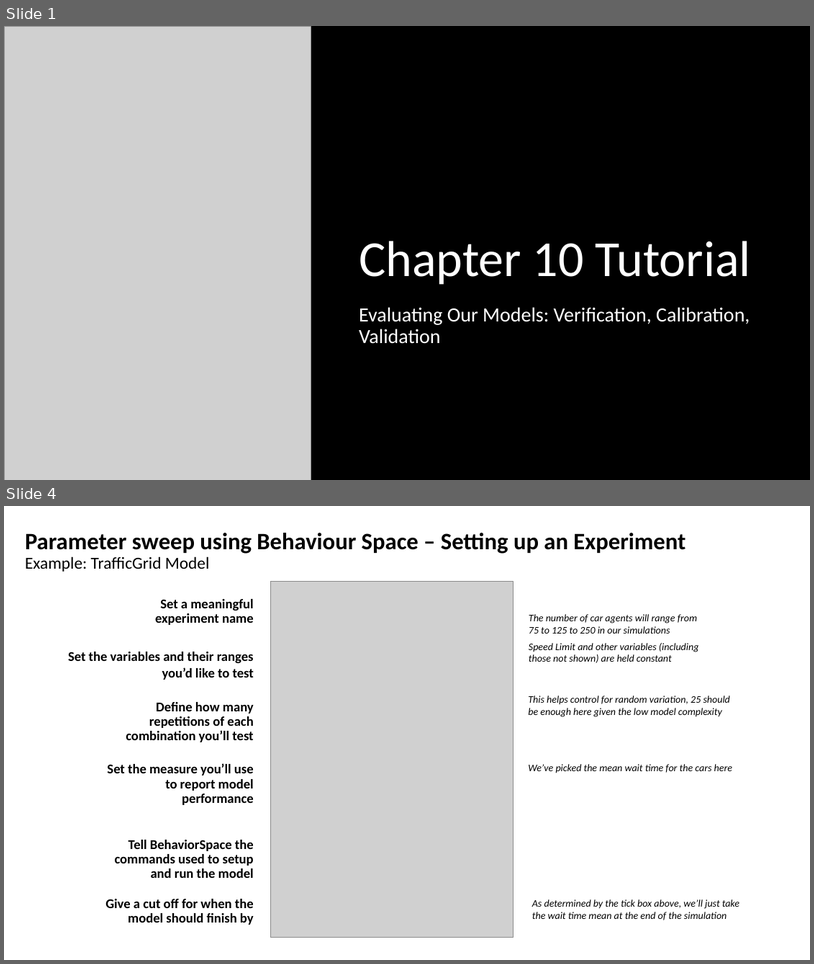
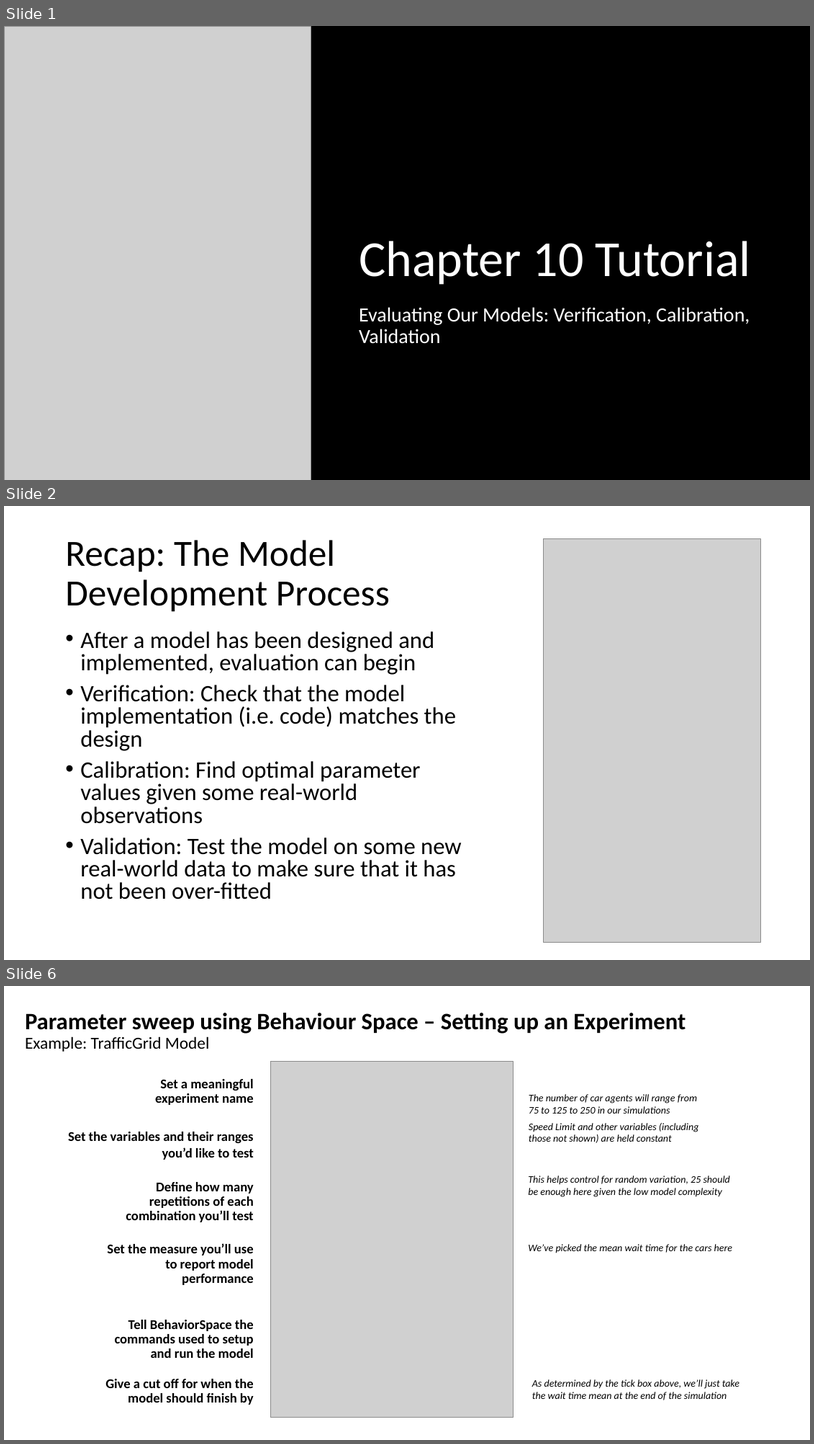
Before and after one commit to abmgis/abmgis, a slide deck: Chapter10-EvaluatingModels/Chapter10_Tutorial.pptx. Shown one above the other, each under a label of ours: slides 1 and 4 before the commit, slides 1, 2 and 6 after it; the slides between them are not shown. The pictures are 814x964 and 814x1444 pixels, drawn with LibreOffice and Linux fonts; fonts in the diff are those of the drawing; grey boxes stand for pictures. Boxes give left, top, right and bottom in pixels: in the first picture for what was removed or moved away, otherwise in the second. Text is boxed around its words. In the diff, an @@ line names an element or a change of style, - is before the commit and + after.

Commit message:
adding verification (rainfall) example

```diff
--- a/Chapter10-EvaluatingModels/Chapter10_Tutorial.pptx
+++ b/Chapter10-EvaluatingModels/Chapter10_Tutorial.pptx
@@ slide 2 added at bbox=[4, 506, 810, 960], background #FFFFFF @@
@@ title added at bbox=[65, 540, 390, 612], 44 pt, text #000000 @@
+Recap: The Model Development Process
@@ picture added at bbox=[544, 539, 761, 942] @@
@@ text added at bbox=[80, 631, 462, 899], 28 pt, text #000000 @@
+• After a model has been designed and implemented, evaluation can begin
+• Verification: Check that the model implementation (i.e. code) matches the design
+• Calibration: Find optimal parameter values given some real-world observations
+• Validation: Test the model on some new real-world data to make sure that it has not been over-fitted
@@ what was slide 4 is now slide 6 @@
```
Also in this commit, not shown: 2 slides changed, 1 other slide added.
